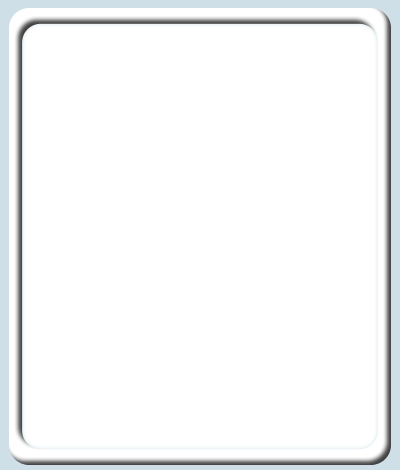
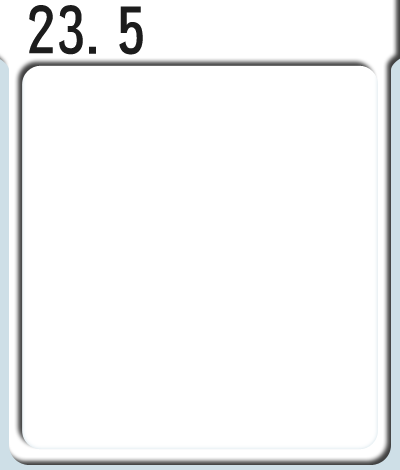
The second 400 × 470 image is a revision of the first. Changes to its layers:
added layer "23.5" above "Layer 3" over left=29, top=5, right=143, bottom=55
added layer "Layer 3" above "Layer 1" over left=0, top=0, right=400, bottom=84
hid "Layer 1" over left=9, top=8, right=391, bottom=84
